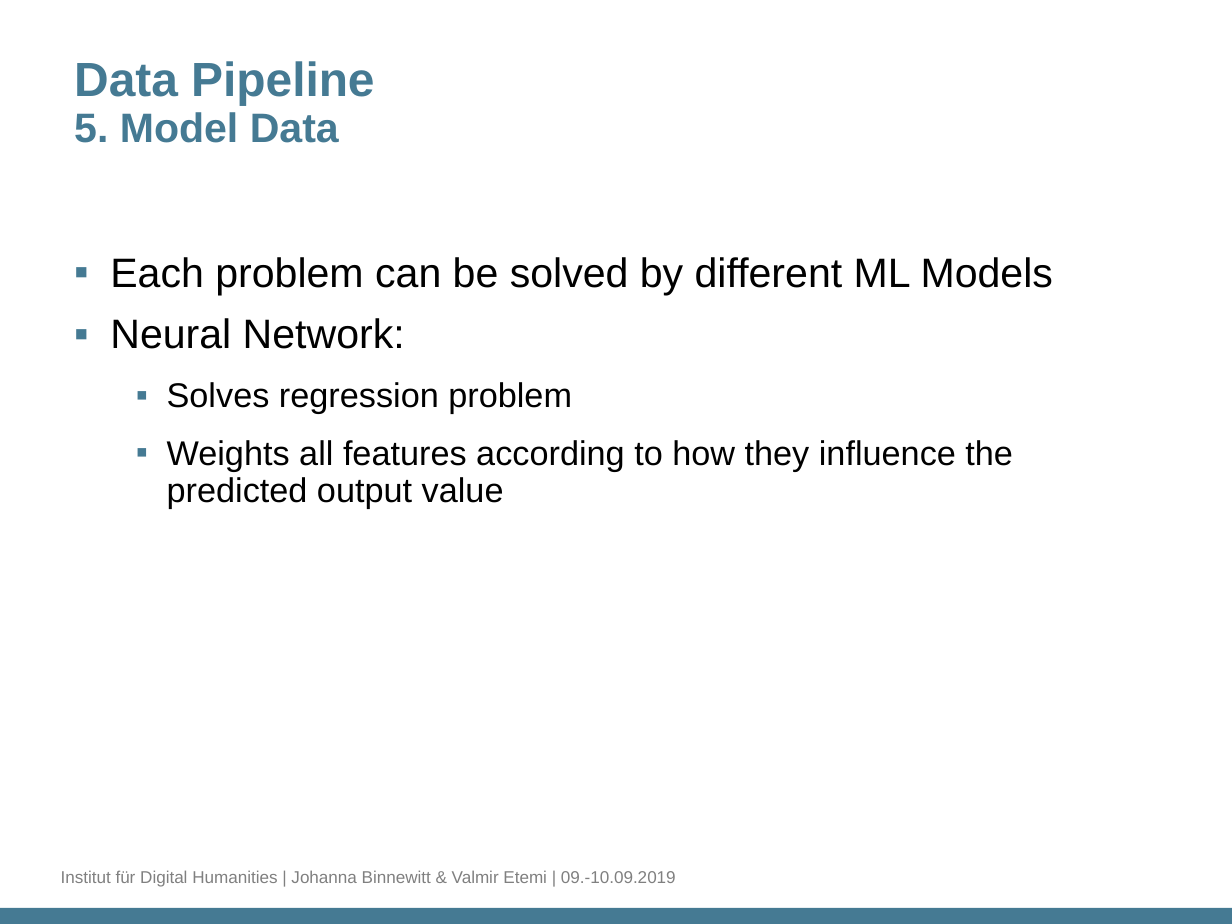
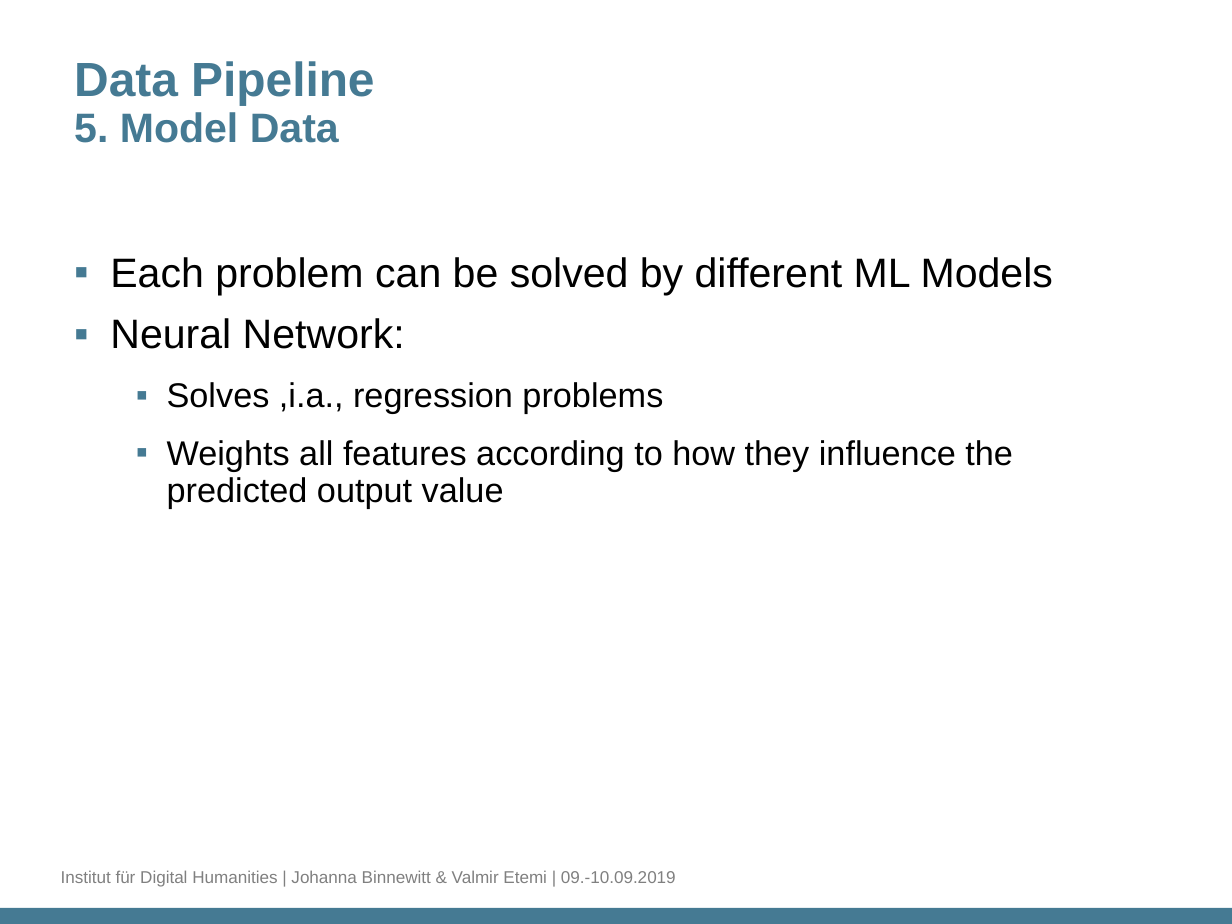
Before and after one commit to DH-Cologne/SummerSchool2019, a slide deck: slide 17 of docs/SummerSchool-Introduction.pptx. Drawn at 1232x924 pixels with LibreOffice and Linux fonts; fonts in the diff are those of the drawing; background and template pictures are left out. Boxes give left, top, right and bottom in pixels: in the first picture for what was removed or moved away, otherwise in the second. Text is boxed around its words. In the diff, an @@ line names an element or a change of style, - is before the commit and + after.

Commit message:
Model Serialization

```diff
--- a/docs/SummerSchool-Introduction.pptx
+++ b/docs/SummerSchool-Introduction.pptx
@@ text at (167, 382, 663, 414): text changed @@
-  ▪ Solves regression problem
+  ▪ Solves ,i.a., regression problems
```
Also in this commit, not shown: 1 other slide changed, 13 other files.
